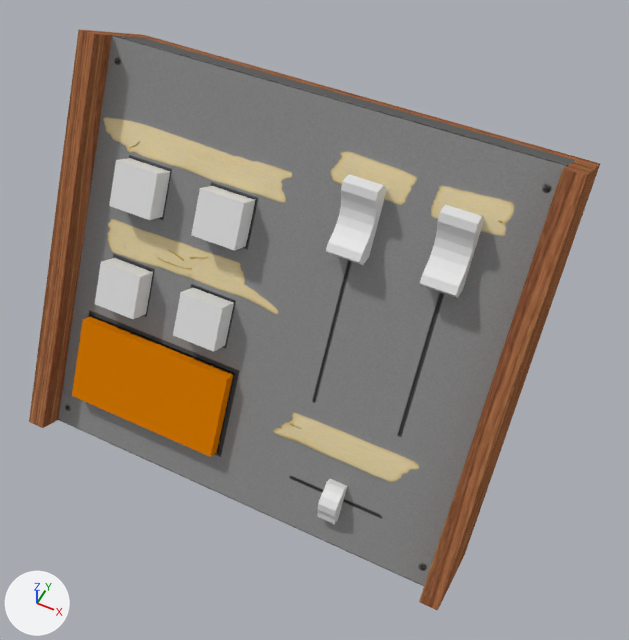
The Blender file NotForBroadcastPOC-Sourcetree/Assets/Blender Files/- Interactive/Mixing Desk.blend, before and after one commit.
Both versions are drawn from a camera (50 mm lens) standing at (0.235, -0.449, 0.677) and looking at (0.029, -0.036, 0.161). The lights are fixed; the arrows at lower left show +X, +Y and +Z.

The scene before the commit, as lines of its bpy script (objects in view):
```python
ob_face_plate = bpy.data.objects.new('face plate', me_cube_020)
ob_face_plate.parent = ob_unit
ob_face_plate.location = (0.00537, -0.0603, 0.179)
ob_face_plate.scale = (0.0662, 0.0662, 0.0662)
ob_mute_button_4 = bpy.data.objects.new('MUTE BUTTON 4', me_cube_016)
ob_mute_button_4.parent = ob_interactives
ob_mute_button_4.location = (-0.0483, -0.0779, 0.165)
ob_mute_button_4.rotation_euler = (-0.524, 0.0, 0.0)  # degrees (-30, 0, 0)
ob_mute_button_4.scale = (0.942, 0.474, 0.924)
ob_wood_side_let = bpy.data.objects.new('wood side let', me_cube_005)
ob_wood_side_let.parent = ob_unit
ob_wood_side_let.location = (0.112, -0.147, 0.0247)
ob_wood_side_let.scale = (0.0662, 0.0662, 0.0662)
ob_wood_side_right = bpy.data.objects.new('wood side right', me_cube_002)
ob_wood_side_right.parent = ob_unit
ob_wood_side_right.location = (0.112, -0.147, 0.0247)
ob_wood_side_right.scale = (0.0662, 0.0662, 0.0662)
# also in view: 'crossfade' at (0.09, -0.128, 0.068); 'MUTE BUTTON 1' at (-0.124, -0.036, 0.238); 'MUTE BUTTON 3' at (-0.124, -0.078, 0.165); 'MUTE BUTTON 2' at (-0.048, -0.036, 0.238); 'body' at (0.003, -0.041, 0.167)
```
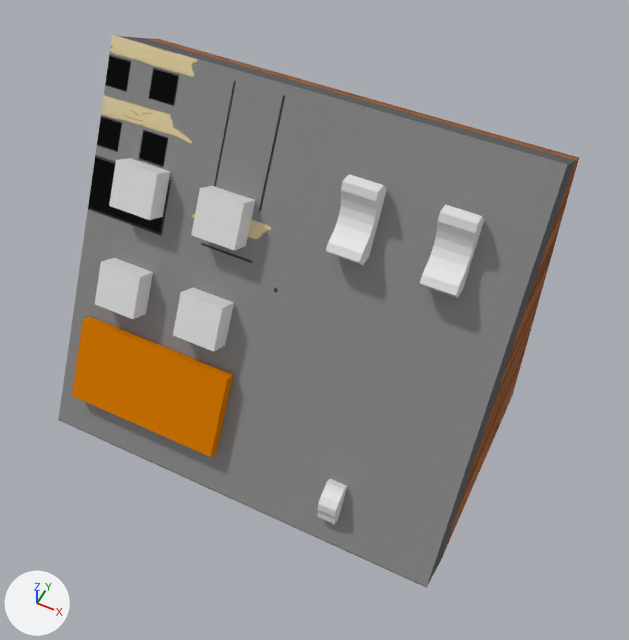
Boxes (x1, y1, x2, y2) around the edits, measured in the pictures (629 x 640 px):
'wood side right', hidden
    before: (419, 158, 600, 611)
'wood side let', hidden
    before: (29, 29, 157, 428)
part 1 of me_cube_020, surface changed
    before: (59, 35, 567, 586)
    after: (59, 35, 568, 587)
'wooden stand ', unchanged, uncovered by the edit
    before: (146, 38, 579, 160)
    after: (146, 38, 579, 557)

Edits to the bpy script that builds the scene:
```text
Change me_cube_020:
    where me_cube_020.from_pydata(...)  # 8 vertices, 6 faces; spans x -2.72..2.64, y -1.26..1.32, z -2.23..2.2
    used by ob_face_plate; parent = ob_unit; location = (0.00537, -0.0603, 0.179); scale = (0.0662, 0.0662, 0.0662)
    me_cube_020 part 1: texture (UV) coordinates of 6 of 6 faces, centred in x -2.72..2.64, y -1.24..1.31, z -2.22..2.19, changed; they spanned u 0.0..0.82, v 0.0..1.0 and now span u 0.05..1.5, v -0.84..0.91
Change ob_wood_side_let:
    add ob_wood_side_let.hide_viewport = True
Change ob_wood_side_right:
    add ob_wood_side_right.hide_viewport = True
```
